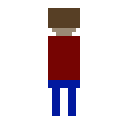
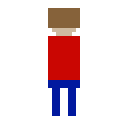
Comparing the layer stacks of the two 128×128 images. Changes:
painted on "Layer 1" over [48, 8, 80, 80]
